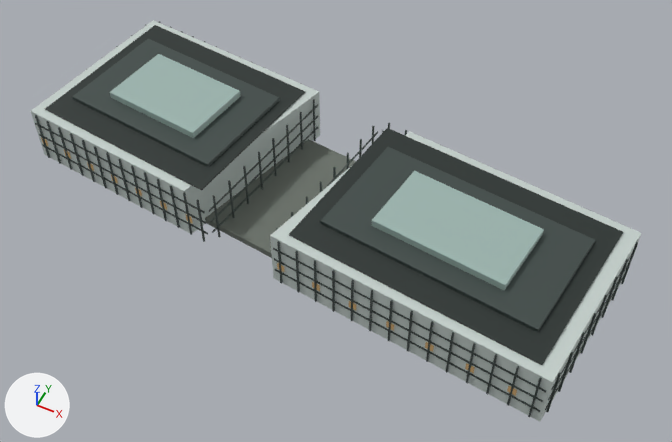
A saved change to the glTF model landmarks/assets/coastal-city.glb.
Both versions are drawn from a camera (50 mm lens) standing at (132.0, -232.0, 280.0) and looking at (23.0, -12.0, 6.0). The axes (+X, +Y, +Z) are drawn at lower left. The lights are the same throughout. The picture after the commit comes second.

Objects in the first picture: 'crown_box', 'crown_box.001', 'envelope', 'fins', 'floor_bands', 'podium_link', 'roof_deck' and 1 more.
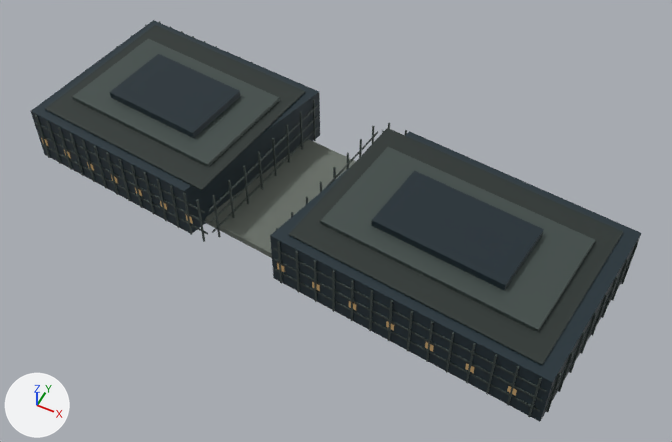
Pixel boxes (x1, y1, x2, y2) of what changed, in the pictures (672 x 442 px):
'envelope', recoloured: (31, 20, 641, 422) in both
'crown_box.001', recoloured (grey to dark blue): (110, 54, 544, 290) in both

What changed in the scene script:
```text
Change mat_glass:
    mat_glass.base_color: (0.558, 0.631, 0.604) -> (0.0176, 0.0343, 0.0452)  # light grey #c5d0cc -> dark blue #24343c
Change mat_glass_alt:
    mat_glass_alt.base_color: (0.342, 0.468, 0.434) -> (0.0116, 0.0252, 0.0343)  # grey #9eb6b0 -> dark blue #1c2c34
```
